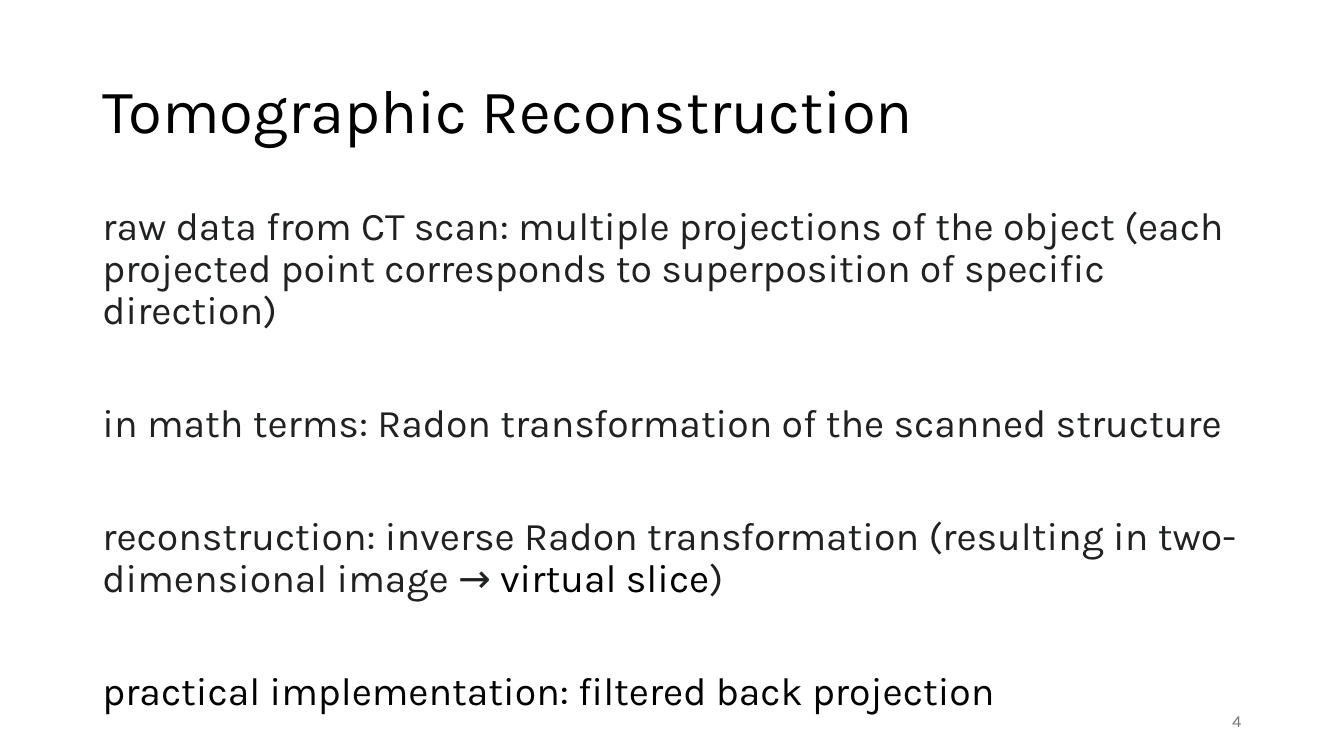
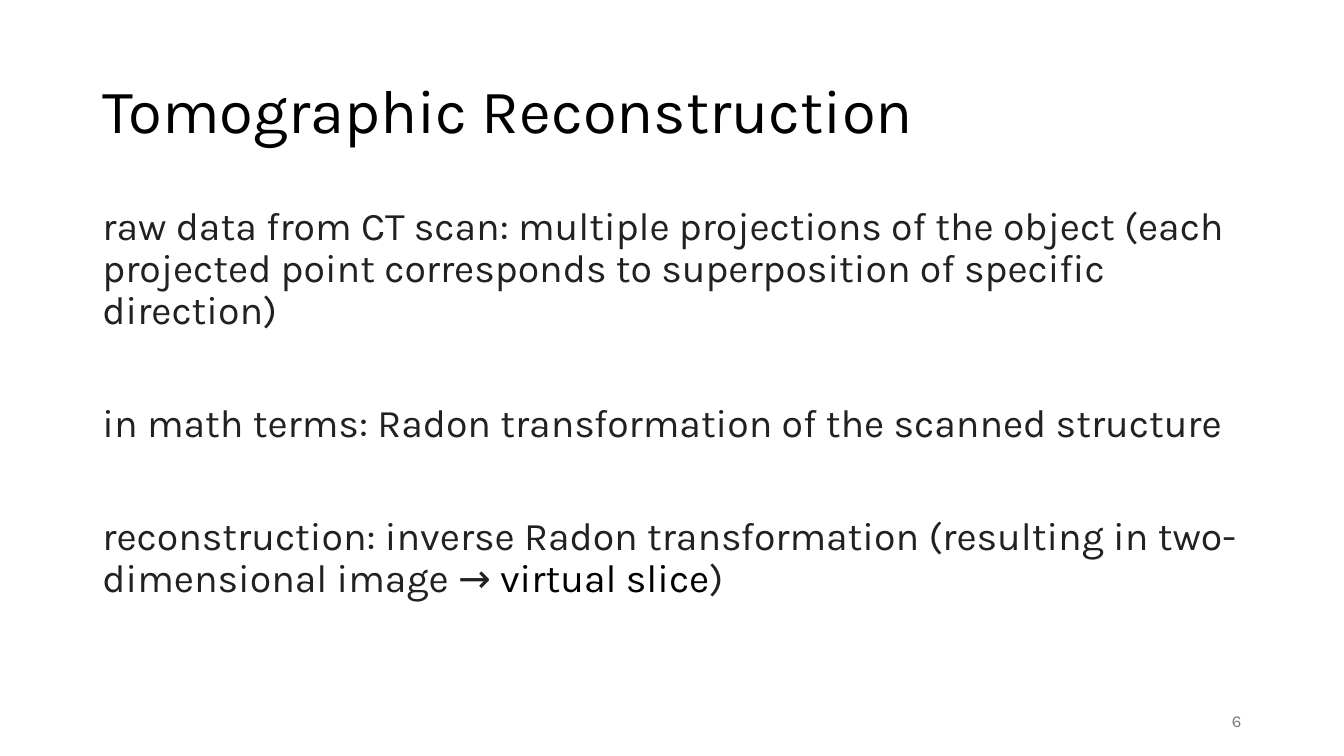
Before and after one commit to FelixWick/DL_images, a slide deck: slide 6 of slides/CT.pptx (slide 4 before the commit). Drawn at 1344x756 pixels with LibreOffice and Linux fonts; fonts in the diff are those of the drawing. Boxes give left, top, right and bottom in pixels: in the first picture for what was removed or moved away, otherwise in the second. Text is boxed around its words. In the diff, an @@ line names an element or a change of style, - is before the commit and + after.

```diff
--- a/slides/CT.pptx
+++ b/slides/CT.pptx
@@ text at <box>102,678,994,715</box>: paragraph removed @@
-practical implementation: filtered back projection
@@ page number at <box>1232,716,1242,727</box>: text changed @@
-4
+6
```
Also in this commit, not shown: 4 other slides changed, 8 slides added, 1 slide removed.
